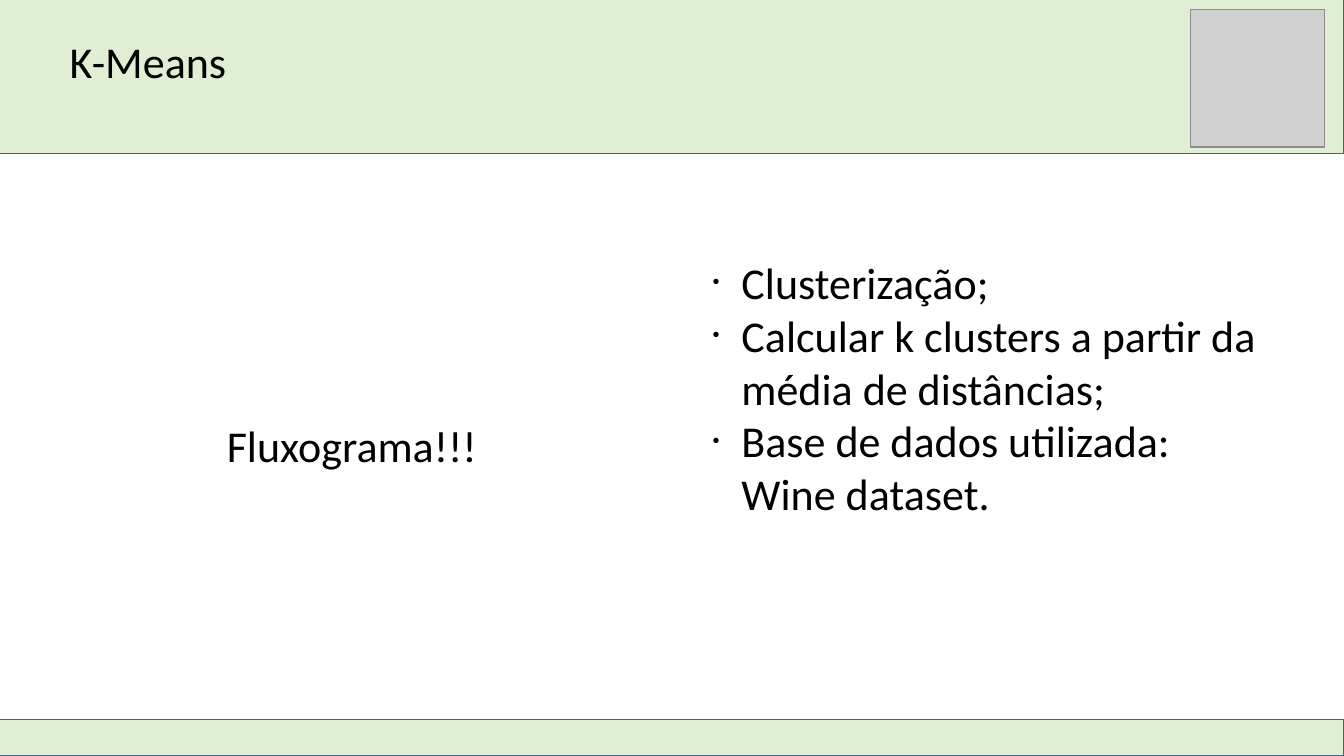
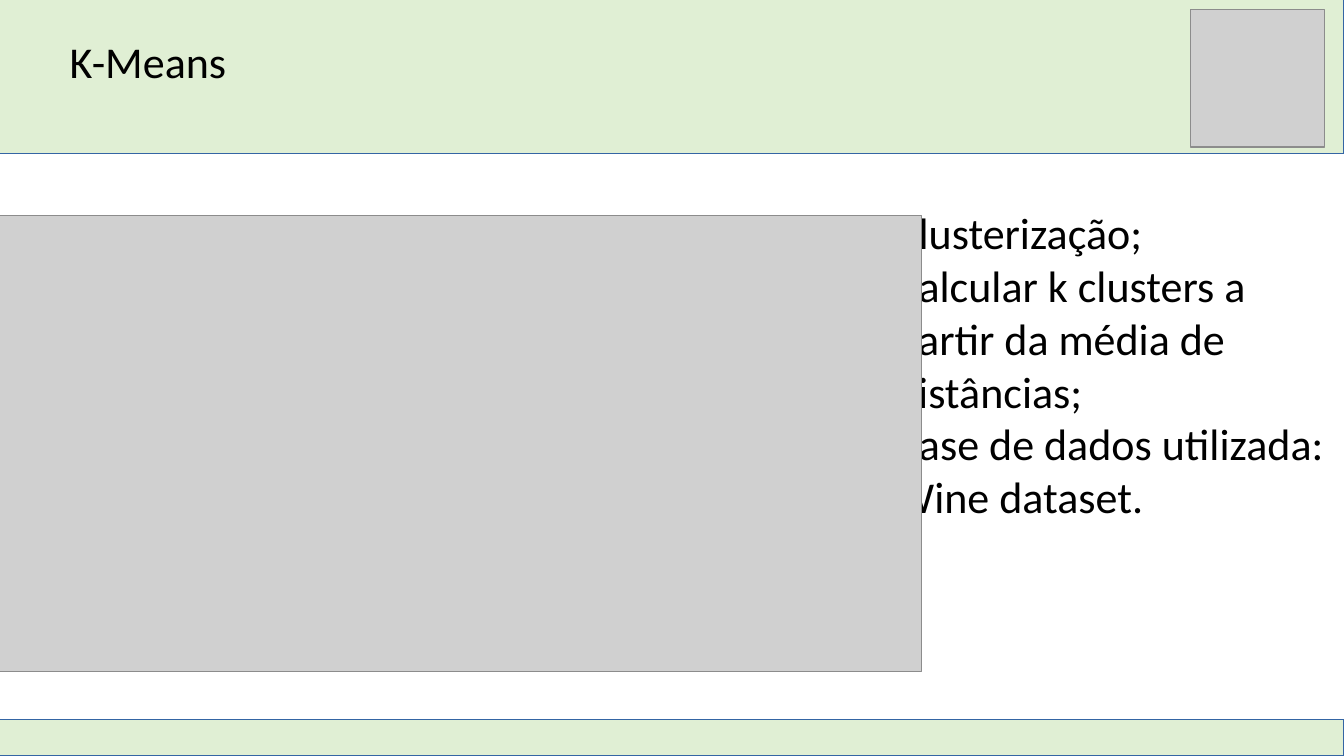
Before and after one commit to DimitriLeandro/ProjetoFinalSistemasInteligentesUFABC, a slide deck: slide 7 of Apresentação SI.odp (slide 6 before the commit). Drawn at 1344x756 pixels with LibreOffice and Linux fonts; fonts in the diff are those of the drawing; grey boxes stand for pictures. Boxes give left, top, right and bottom in pixels: in the first picture for what was removed or moved away, otherwise in the second. Text is boxed around its words. In the diff, an @@ line names an element or a change of style, - is before the commit and + after.

Commit message:
Adicionando os fluxogramas corretos ao slide

```diff
--- a/Apresentação SI.odp
+++ b/Apresentação SI.odp
@@ text "Clusterização;" rewrapped from <box>741,268,1255,511</box> to <box>895,215,1324,525</box> @@
@@ picture added at <box>0,216,922,673</box> @@
@@ text removed at <box>227,431,477,470</box> @@
-Fluxograma!!!
```
Also in this commit, not shown: 6 other slides changed, 2 slides added.
